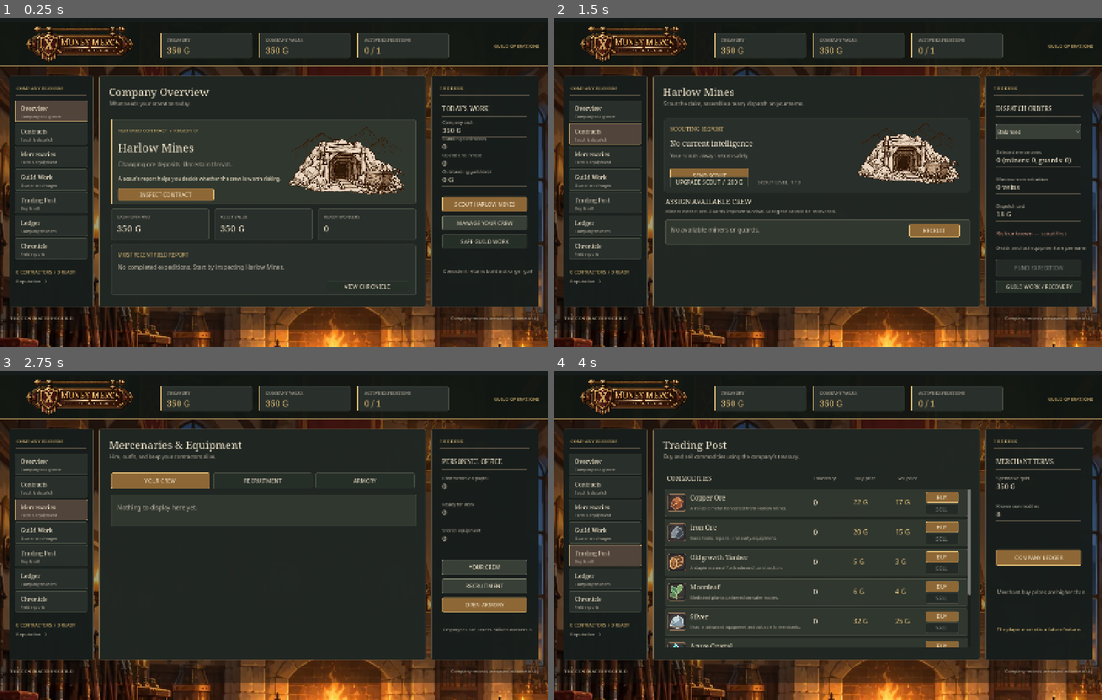
Above: before the commit, frames 1-4 (two rows, left to right).
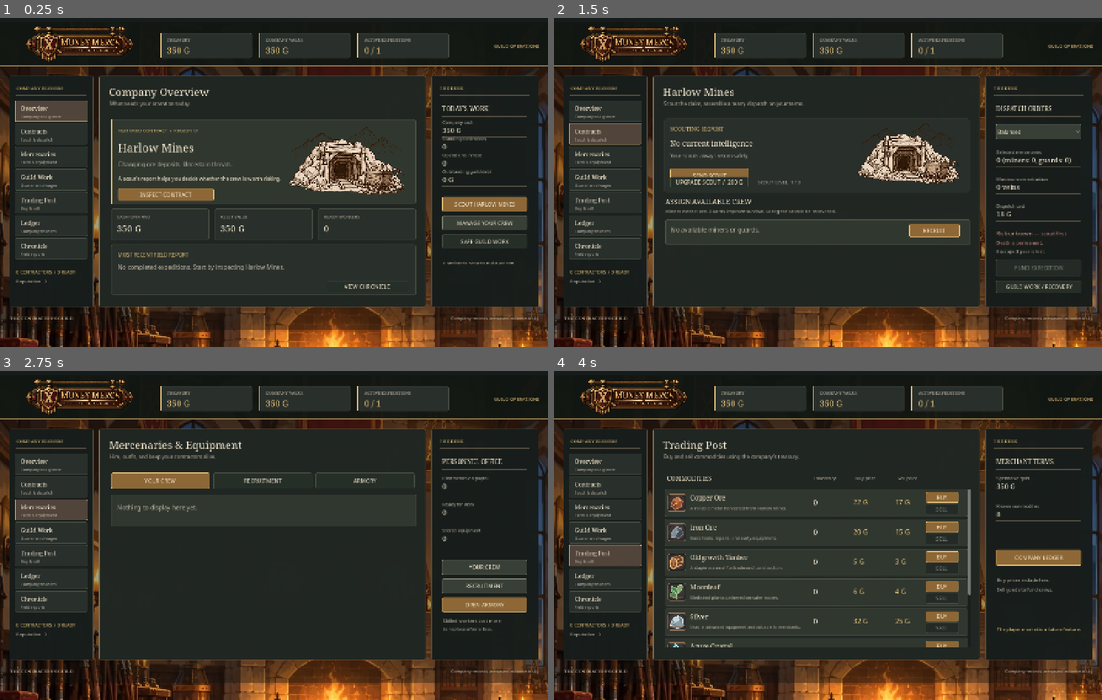
Above: after the commit, the same moments.

Repository: wiings3/Hellfare
Game: Godot game, scene res://scenes/main.tscn
Two runs of this game, one before a commit and one after it. Both use one fixed random seed, a clock stepped at 60 frames per second and the inputs below.
Inputs (mouse positions are in pixels of both pictures, inside the frame that each line leads up to):
- Up to frame 1 (0.25 s): no input
- Up to frame 2 (1.5 s): click (603, 110) at 0.52 s; click (603, 133) at 1.27 s
- Up to frame 3 (2.75 s): click (49, 509) at 2.02 s
- Up to frame 4 (4 s): click (603, 532) at 2.77 s; click (603, 555) at 3.52 s

The runs differ from the first frame. In frame 1, 0.2% of the frame differs, in the area x 80-98%, y 73-78%; in frame 2, 0.2%, in the area x 80-98%, y 67-72%; in frame 3, 0.1%; in frame 4, 0.2%.

Commit message:
Replace clipped sidebar paragraphs with compact legible guild management guidance

Diff:
--- a/scripts/guildhall_ui.gd
+++ b/scripts/guildhall_ui.gd
@@ -410,8 +410,8 @@
 	_ui_button(side_area, "SCOUT HARLOW MINES", 14, 280, 248, 45, _nav_to.bind("harlow"), "primary")
 	_ui_button(side_area, "MANAGE YOUR CREW", 14, 336, 248, 43, _nav_to.bind("roster"), "secondary")
 	_ui_button(side_area, "SAFE GUILD WORK", 14, 390, 248, 43, _nav_to.bind("guildwork"), "quiet")
-	_label(side_area, "Consistent returns build a stronger guild.",
-		16, 461, 242, 75, 14, MUTED, false, HORIZONTAL_ALIGNMENT_LEFT, true)
+	_label(side_area, "Consistent returns build wealth.",
+		16, 461, 244, 28, 14, MUTED)
 
 func _context_title(text: String) -> void:
 	_label(side_area, text, 13, 7, 250, 32, 18, IVORY, true)
@@ -506,8 +506,8 @@
 			14, 374, 249, 28, 17, SUCCESS)
 	else:
 		_label(side_area, "Risk unknown — scout first", 14, 374, 249, 28, 16, DANGER)
-	_label(side_area, "Death and lost equipment are permanent.", 14, 406, 248, 48,
-		14, MUTED, false, HORIZONTAL_ALIGNMENT_LEFT, true)
+	_label(side_area, "Death is permanent.", 14, 404, 246, 23, 14, DANGER)
+	_label(side_area, "Equipped gear is lost.", 14, 429, 246, 23, 14, MUTED)
 	var ore_left: int = 0
 	for amount in (game.harlow.get("deposits", {}) as Dictionary).values():
 		ore_left += int(amount)
@@ -597,8 +597,8 @@
 		_set_roster_tab.bind("recruits"), "secondary")
 	_ui_button(side_area, "OPEN ARMORY", 13, 420, 248, 43,
 		_set_roster_tab.bind("armory"), "primary")
-	_label(side_area, "Employees are assets. Skilled workers and equipped gear are expensive to replace.",
-		15, 477, 247, 75, 14, MUTED, false, HORIZONTAL_ALIGNMENT_LEFT, true)
+	_label(side_area, "Skilled workers cost more", 15, 477, 246, 23, 14, MUTED)
+	_label(side_area, "to replace after a loss.", 15, 501, 246, 23, 14, MUTED)
 
 func _render_armory(list: VBoxContainer) -> void:
 	for person in game.crew:
@@ -678,8 +678,8 @@
 	_context_line("Known commodities", str(MoneyMercsState.RESOURCE_ORDER.size()), 142)
 	_ui_button(side_area, "COMPANY LEDGER", 13, 280, 249, 47,
 		_nav_to.bind("finance"), "primary")
-	_label(side_area, "Merchant buy prices are higher than sell prices.",
-		15, 358, 243, 95, 15, MUTED, false, HORIZONTAL_ALIGNMENT_LEFT, true)
+	_label(side_area, "Buy prices include fees.", 15, 358, 241, 23, 14, MUTED)
+	_label(side_area, "Sell goods to fund crews.", 15, 386, 241, 23, 14, MUTED)
 	_label(side_area, "The player market is a future feature.", 15, 487, 246, 53,
 		14, GOLD, false, HORIZONTAL_ALIGNMENT_LEFT, true)
 
@@ -740,8 +740,8 @@
 	_context_title("RECOVERY CONTRACTS")
 	_context_line("Cash", _money(game.gold), 64)
 	_context_line("Appraised company", _money(game.wealth()), 143)
-	_label(side_area, "Work is available while cash is below 120 G and company value below 250 G.",
-		15, 245, 244, 87, 15, MUTED, false, HORIZONTAL_ALIGNMENT_LEFT, true)
+	_label(side_area, "Available below 120 G cash", 15, 244, 247, 24, 14, MUTED)
+	_label(side_area, "and 250 G company value.", 15, 270, 247, 24, 14, MUTED)
 	_ui_button(side_area, "RETURN TO CONTRACTS", 13, 381, 249, 47,
 		_nav_to.bind("harlow"), "secondary")
 
@@ -787,8 +787,8 @@
 			game.free_crew() > 0 and game.reputation >= int(location["rep"]) and
 			game.missions.size() < game.expedition_slots)
 	_context_title("REGIONAL BOARD")
-	_label(side_area, "Higher rewards demand better-paid, better-equipped teams.",
-		15, 71, 242, 84, 16, MUTED, false, HORIZONTAL_ALIGNMENT_LEFT, true)
+	_label(side_area, "Better rewards require", 15, 71, 244, 24, 15, MUTED)
+	_label(side_area, "better-equipped crews.", 15, 96, 244, 24, 15, MUTED)
 	_ui_button(side_area, "HARLOW MINES", 13, 210, 249, 48,
 		_nav_to.bind("harlow"), "primary")
 
